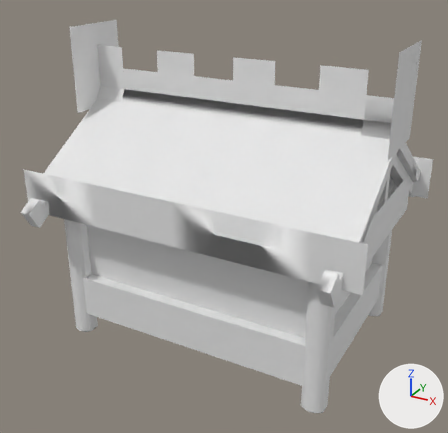
Renders of the FBX model Assets/Models/stone_house_smaller.fbx from each side of a commit.
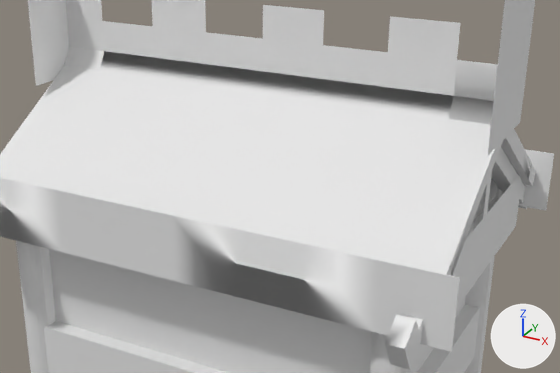
Each version is shown whole from a 50 mm camera at (50.08, 58.45, 12.14) aimed at (43.58, 70.27, 6.23), then close up on the part from 12% to 98% of the width and 12% to 72% of the height. Every picture has the same lights, and +X, +Y and +Z are marked at lower right. Materials are left out; every surface is plain grey. Vertices at the same position are counted once.

In view in the first close-up: 'stone_house_smaller'.
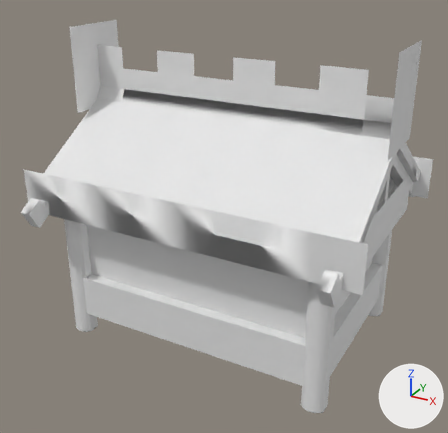
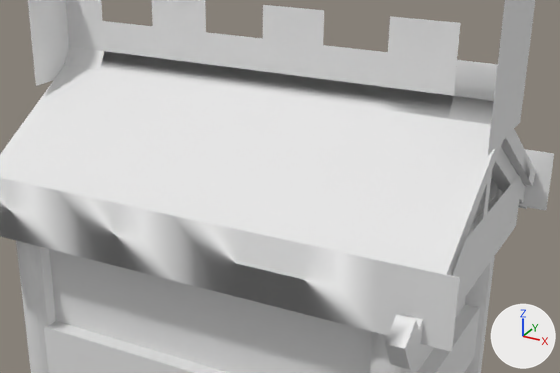
Where the newer file only moved an object's origin or applied its transform, the numbers keep the older frame.

What differs and where, as boxes [x1, y1, x2, y2] in the close-ups (560 x 373 px):
part 1 of me_cube_296, cut back: before [0, 0, 528, 373]; after [386, 16, 460, 96]

The change in detail:
me_cube_296 is used by ob_stone_house_smaller; location (43.59, 70.74, 6.69).
me_cube_296 had 4153 vertices, 2644 faces and spanned x -3.95..4.05, y -3.39..3.08, z -3.46..3.71.
me_cube_296 now has 3962 vertices, 2642 faces and spans x -3.95..4.05, y -3.39..3.08, z -3.46..3.71.
me_cube_296 part 1: 199 vertices removed from x -3.7..3.8, y -2.77..2.46, z -3.45..2.69; 9 vertices added at x -1.94..3.05, y -1.62..1.96, z 0.11..2.69.
